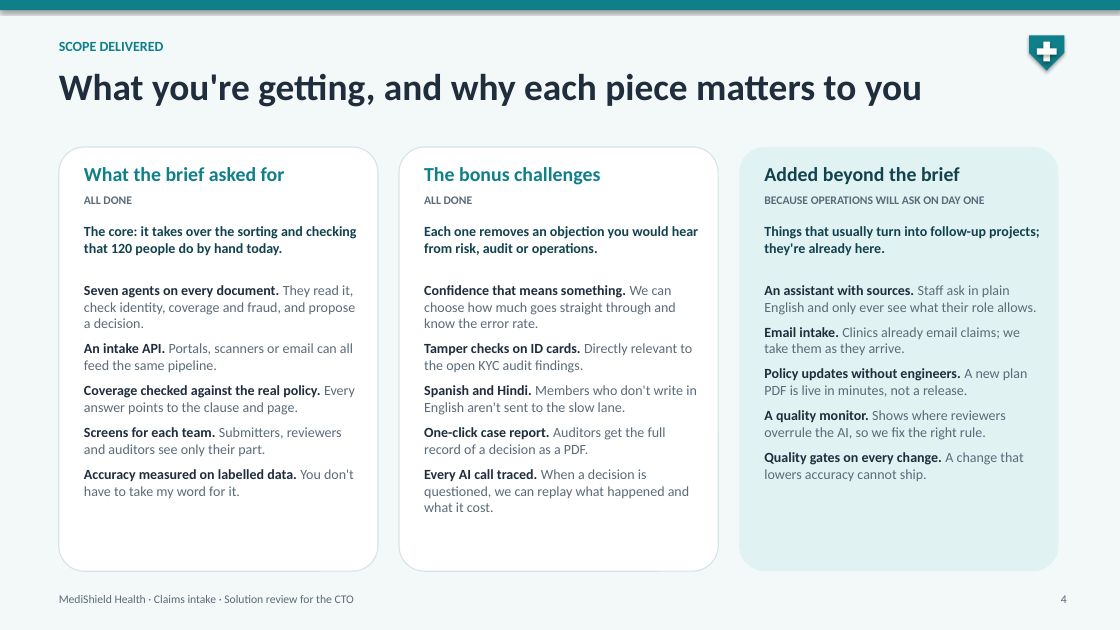
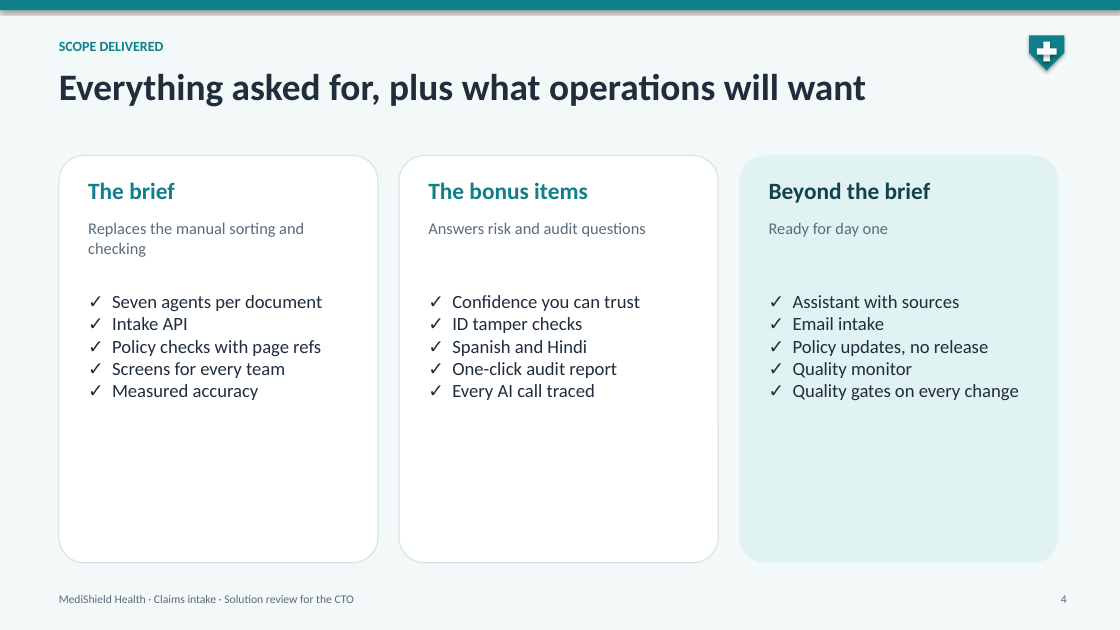
Before and after one commit to raghav010126/Capstone, a slide deck: slide 4 of docs/MediShield_capstone.pptx. Drawn at 1120x630 pixels with LibreOffice and Linux fonts; fonts in the diff are those of the drawing. Boxes give left, top, right and bottom in pixels: in the first picture for what was removed or moved away, otherwise in the second. Text is boxed around its words. In the diff, an @@ line names an element or a change of style, - is before the commit and + after.

```diff
--- a/docs/MediShield_capstone.pptx
+++ b/docs/MediShield_capstone.pptx
@@ text at [59, 73, 866, 107]: text changed @@
-What you're getting, and why each piece matters to you
+Everything asked for, plus what operations will want
@@ rounded rectangle: place and size @@
-rounded rectangle at [59, 147, 378, 571]
+rounded rectangle at [59, 155, 378, 563]
@@ rounded rectangle: place and size @@
-rounded rectangle at [399, 147, 718, 571]
+rounded rectangle at [399, 155, 718, 563]
@@ rounded rectangle: place and size @@
-rounded rectangle at [739, 147, 1059, 571]
+rounded rectangle at [739, 155, 1059, 563]
@@ text at [88, 182, 175, 199]: text changed; size 17 to 20 pt @@
-What the brief asked for
+The brief
@@ text removed at [424, 196, 473, 204] @@
-ALL DONE
@@ text at [428, 182, 588, 199]: text changed; size 17 to 20 pt @@
-The bonus challenges
+The bonus items
@@ text at [769, 182, 931, 203]: text changed; size 17 to 20 pt @@
-Added beyond the brief
+Beyond the brief
@@ text removed at [84, 226, 357, 256] @@
-The core: it takes over the sorting and checking that 120 people do by hand today.
@@ text at [88, 222, 304, 257]: text changed; size 10 to 14 pt; bold off @@
-ALL DONE
+Replaces the manual sorting and checking
@@ text at [428, 222, 646, 237]: text changed; size 12 to 14 pt; text colour #12424D to #5B6B7A; bold off @@
-Each one removes an objection you would hear from risk, audit or operations.
+Answers risk and audit questions
@@ text removed at [764, 226, 1040, 256] @@
-Things that usually turn into follow-up projects; they're already here.
@@ text at [769, 222, 888, 237]: text changed; size 10 to 14 pt; bold off @@
-BECAUSE OPERATIONS WILL ASK ON DAY ONE
+Ready for day one
@@ text at [112, 295, 322, 400]: text changed; size 12 to 16 pt; text colour #5B6B7A to #1F2D3D @@
-Seven agents on every document. They read it, check identity, coverage and fraud, and propose a decision.
-An intake API. Portals, scanners or email can all feed the same pipeline.
-Coverage checked against the real policy. Every answer points to the clause and page.
-Screens for each team. Submitters, reviewers and auditors see only their part.
-Accuracy measured on labelled data. You don't have to take my word for it.
+✓ Seven agents per document
+✓ Intake API
+✓ Policy checks with page refs
+✓ Screens for every team
+✓ Measured accuracy
@@ text at [452, 295, 640, 400]: text changed; size 12 to 16 pt; text colour #5B6B7A to #1F2D3D @@
-Confidence that means something. We can choose how much goes straight through and know the error rate.
-Tamper checks on ID cards. Directly relevant to the open KYC audit findings.
-Spanish and Hindi. Members who don't write in English aren't sent to the slow lane.
-One-click case report. Auditors get the full record of a decision as a PDF.
-Every AI call traced. When a decision is questioned, we can replay what happened and what it cost.
+✓ Confidence you can trust
+✓ ID tamper checks
+✓ Spanish and Hindi
+✓ One-click audit report
+✓ Every AI call traced
@@ text at [793, 295, 1019, 400]: text changed; size 12 to 16 pt; text colour #5B6B7A to #1F2D3D @@
-An assistant with sources. Staff ask in plain English and only ever see what their role allows.
-Email intake. Clinics already email claims; we take them as they arrive.
-Policy updates without engineers. A new plan PDF is live in minutes, not a release.
-A quality monitor. Shows where reviewers overrule the AI, so we fix the right rule.
-Quality gates on every change. A change that lowers accuracy cannot ship.
+✓ Assistant with sources
+✓ Email intake
+✓ Policy updates, no release
+✓ Quality monitor
+✓ Quality gates on every change
```
Also in this commit, not shown: 8 other slides changed, 3 slides added, 5 slides removed, 1 other file.
